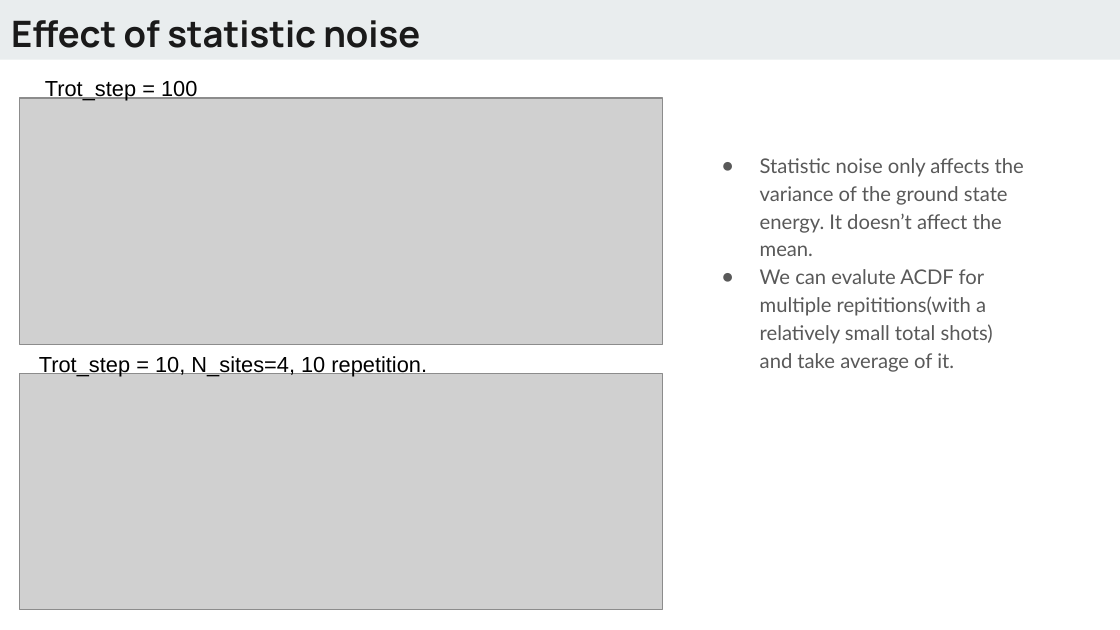
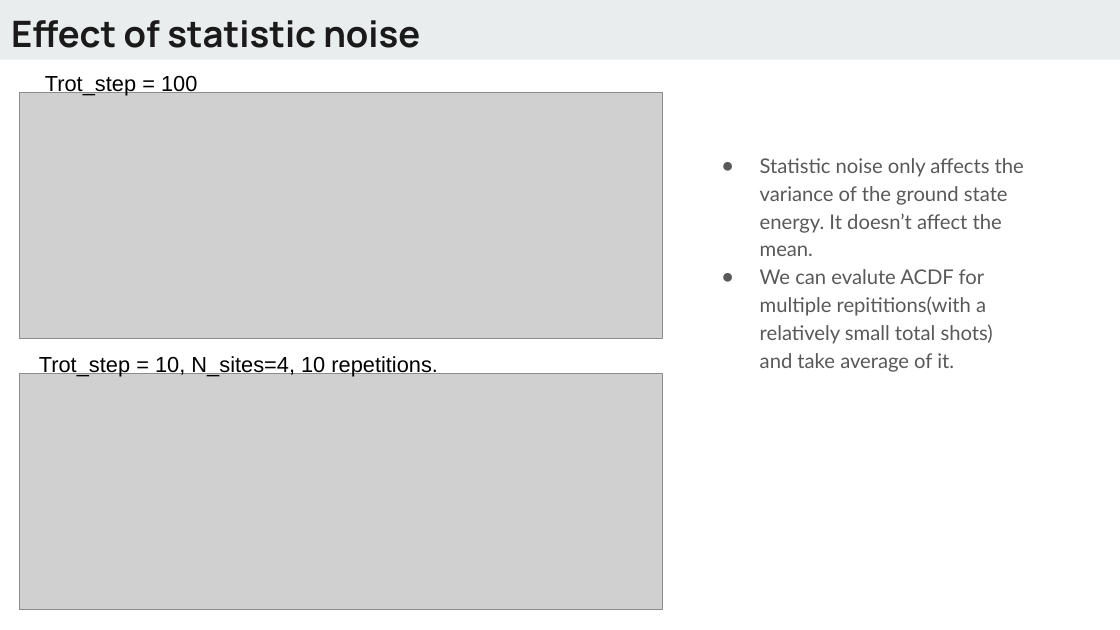
Before and after one commit to Dran-Z/QHack2023-SunnyDelft, a slide deck: slide 6 of QHack-SunnyDelft.pptx. Drawn at 1120x630 pixels with LibreOffice and Linux fonts; fonts in the diff are those of the drawing; grey boxes stand for pictures. Boxes give left, top, right and bottom in pixels: in the first picture for what was removed or moved away, otherwise in the second. Text is boxed around its words. In the diff, an @@ line names an element or a change of style, - is before the commit and + after.

```diff
--- a/QHack-SunnyDelft.pptx
+++ b/QHack-SunnyDelft.pptx
@@ text "Trot_step = 100": place and size @@
-text "Trot_step = 100" at (45,81,197,101)
+text "Trot_step = 100" at (45,75,197,95)
@@ picture: place and size @@
-picture at (19,99,662,345)
+picture at (19,92,662,338)
@@ text at (39,356,438,377): text changed @@
-Trot_step = 10, N_sites=4, 10 repetition.
+Trot_step = 10, N_sites=4, 10 repetitions.
```
Also in this commit, not shown: 4 other slides changed, 1 slide removed, 14 other files.
